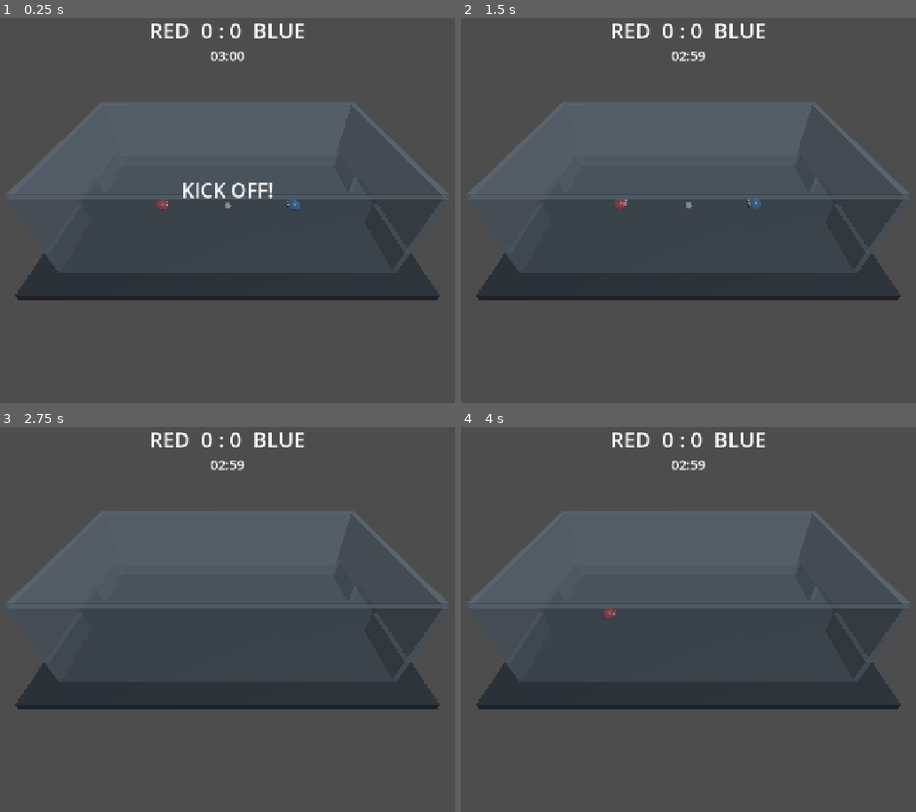
Above: before the commit, frames 1-4 (two rows, left to right).
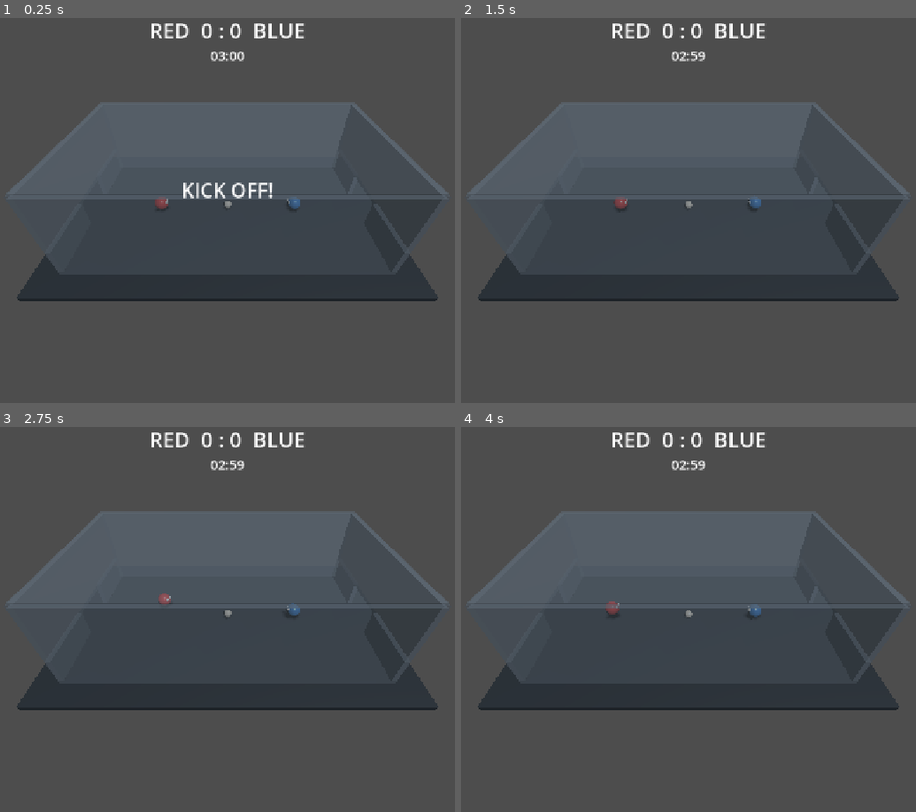
Above: after the commit, the same moments.

Repository: RobinNunkesser/gd-godot-crazy-cage-football
Game: Godot game, scene res://scenes/main.tscn
The game is run twice, just before and just after one commit, with the same random seed, the same clock (stepped at 60 frames per second) and the same inputs.
Inputs:
- Up to frame 1 (0.25 s): no input
- Up to frame 2 (1.5 s): tap Enter (p2_jump) at 0.5 s; hold W (p1_up) 0.53-1.28 s; tap Up (p2_up) at 0.6, 1.35 s; tap Space (p1_jump) at 0.77 s; tap R (restart) at 1.25 s; hold A (p1_left) from 1.28 s (still down)
- Up to frame 3 (2.75 s): tap Space (p1_jump) at 1.52 s; tap R (restart) at 2 s; release A (p1_left) at 2.03 s; hold W (p1_up) from 2.03 s (still down); tap Up (p2_up) at 2.1 s
- Up to frame 4 (4 s): tap Up (p2_up) at 2.85, 3.6 s; tap Space (p1_jump) at 3.02, 3.77 s; tap R (restart) at 3.5 s; release W (p1_up) at 3.53 s; hold A (p1_left) from 3.53 s (still down)

The runs differ from the first frame. In frame 1, 0.4% of the frame differs, in the area x 3-97%, y 46-74%; in frame 2, 0.4%; in frame 3, 0.5%; in frame 4, 0.5%, in the area x 3-97%, y 45-74%.

Commit message:
fix(physics): add CollisionShape3D to CagePlayer and SoccerBall, align floor

Diff:
--- a/scenes/main.gd
+++ b/scenes/main.gd
@@ -49,6 +49,13 @@
 	# 2. Boden (Stahl-Riffelblech Look)
 	var floor_body = StaticBody3D.new()
 	floor_body.name = "CageFloor"
+	floor_body.position = Vector3(0, -0.2, 0)
+
+	var floor_phys = PhysicsMaterial.new()
+	floor_phys.friction = 0.5
+	floor_phys.bounce = 0.6
+	floor_body.physics_material_override = floor_phys
+
 	var floor_col = CollisionShape3D.new()
 	var floor_box = BoxMesh.new()
 	floor_box.size = Vector3(CageConfig.CAGE_WIDTH_X + 4.0, 0.4, CageConfig.CAGE_DEPTH_Z + 4.0)
--- a/scripts/ball.gd
+++ b/scripts/ball.gd
@@ -4,6 +4,8 @@
 const CageConfig = preload("res://scripts/config.gd")
 
 var _mesh_instance: MeshInstance3D
+var _pending_teleport: bool = false
+var _teleport_target: Vector3 = Vector3.ZERO
 
 func _ready() -> void:
 	mass = CageConfig.BALL_MASS
@@ -18,7 +20,24 @@
 	contact_monitor = true
 	max_contacts_reported = 4
 
+	_setup_collision()
 	_setup_visuals()
+
+func _setup_collision() -> void:
+	if not has_node("CollisionShape3D"):
+		var col = CollisionShape3D.new()
+		col.name = "CollisionShape3D"
+		var sphere = SphereShape3D.new()
+		sphere.radius = CageConfig.BALL_RADIUS
+		col.shape = sphere
+		add_child(col)
+
+func _integrate_forces(state: PhysicsDirectBodyState3D) -> void:
+	if _pending_teleport:
+		state.transform.origin = _teleport_target
+		state.linear_velocity = Vector3.ZERO
+		state.angular_velocity = Vector3.ZERO
+		_pending_teleport = false
 
 func _setup_visuals() -> void:
 	if not has_node("BallMesh"):
@@ -36,9 +55,11 @@
 		add_child(_mesh_instance)
 
 func reset_to_center() -> void:
+	_teleport_target = Vector3(0.0, CageConfig.BALL_RADIUS + 0.1, 0.0)
 	if is_inside_tree():
-		global_position = Vector3(0.0, CageConfig.BALL_RADIUS + 0.1, 0.0)
+		_pending_teleport = true
+		global_position = _teleport_target
 	else:
-		position = Vector3(0.0, CageConfig.BALL_RADIUS + 0.1, 0.0)
+		position = _teleport_target
 	linear_velocity = Vector3.ZERO
 	angular_velocity = Vector3.ZERO
--- a/scripts/player.gd
+++ b/scripts/player.gd
@@ -11,16 +11,37 @@
 
 var _eyes_pivot: Node3D
 var _mesh_instance: MeshInstance3D
+var _pending_teleport: bool = false
+var _teleport_target: Vector3 = Vector3.ZERO
 
 func _ready() -> void:
 	mass = CageConfig.PLAYER_MASS
+	linear_damp = 1.0
+	angular_damp = 1.0
 
 	var phys_mat = PhysicsMaterial.new()
 	phys_mat.bounce = CageConfig.PLAYER_BOUNCE
 	phys_mat.friction = CageConfig.PLAYER_FRICTION
 	physics_material_override = phys_mat
 
+	_setup_collision()
 	_setup_visuals()
+
+func _setup_collision() -> void:
+	if not has_node("CollisionShape3D"):
+		var col = CollisionShape3D.new()
+		col.name = "CollisionShape3D"
+		var sphere = SphereShape3D.new()
+		sphere.radius = CageConfig.PLAYER_RADIUS
+		col.shape = sphere
+		add_child(col)
+
+func _integrate_forces(state: PhysicsDirectBodyState3D) -> void:
+	if _pending_teleport:
+		state.transform.origin = _teleport_target
+		state.linear_velocity = Vector3.ZERO
+		state.angular_velocity = Vector3.ZERO
+		_pending_teleport = false
 
 func _setup_visuals() -> void:
 	if not has_node("SphereMesh"):
@@ -131,7 +152,9 @@
 		_eyes_pivot.look_at(target_pos, Vector3.UP)
 
 func reset_to(pos: Vector3) -> void:
+	_teleport_target = pos
 	if is_inside_tree():
+		_pending_teleport = true
 		global_position = pos
 	else:
 		position = pos
--- a/test_gameplay.gd
+++ b/test_gameplay.gd
@@ -74,6 +74,10 @@
 	player._ready()
 
 	assert(player.mass == CageConfig.PLAYER_MASS, "Player mass mismatch")
+	assert(player.has_node("CollisionShape3D"), "CagePlayer MUST have CollisionShape3D")
+	var p_col = player.get_node("CollisionShape3D") as CollisionShape3D
+	assert(p_col != null and p_col.shape is SphereShape3D, "CagePlayer collision shape must be SphereShape3D")
+	assert(is_equal_approx(p_col.shape.radius, CageConfig.PLAYER_RADIUS), "Player collision radius mismatch")
 
 	# Spieler am Boden -> Sprung sollte Impuls auslösen
 	player.position = Vector3(0, CageConfig.PLAYER_RADIUS, 0)
@@ -92,6 +96,10 @@
 
 	assert(is_equal_approx(ball.mass, CageConfig.BALL_MASS), "Ball mass mismatch")
 	assert(is_equal_approx(ball.physics_material_override.bounce, CageConfig.BALL_BOUNCE), "Ball bounce mismatch")
+	assert(ball.has_node("CollisionShape3D"), "SoccerBall MUST have CollisionShape3D")
+	var b_col = ball.get_node("CollisionShape3D") as CollisionShape3D
+	assert(b_col != null and b_col.shape is SphereShape3D, "SoccerBall collision shape must be SphereShape3D")
+	assert(is_equal_approx(b_col.shape.radius, CageConfig.BALL_RADIUS), "SoccerBall collision radius mismatch")
 
 	ball.reset_to_center()
 	assert(ball.position.x == 0.0 and ball.position.z == 0.0, "Ball should be centered")
